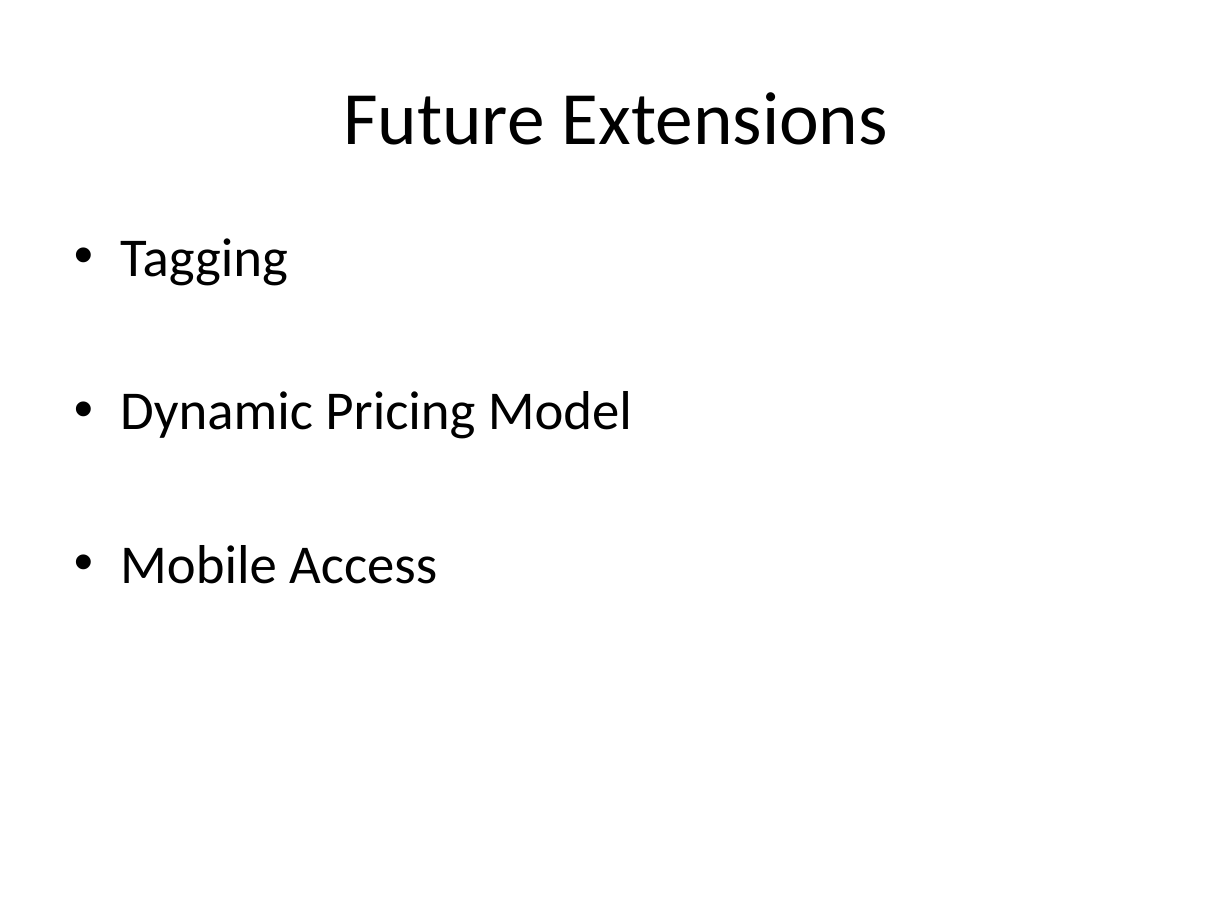
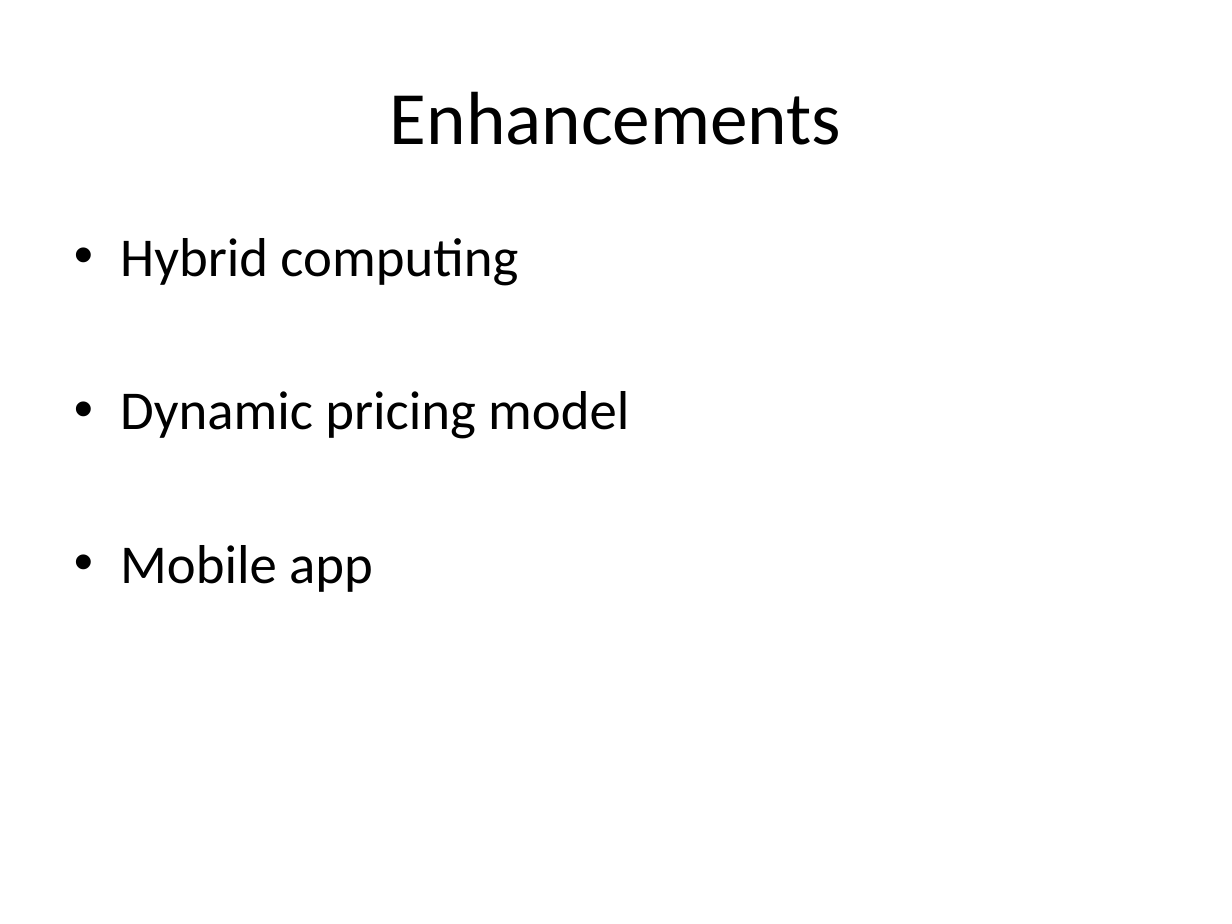
Before and after one commit to giovannic/crowdtrust, a slide deck: slide 9 of presentation/CrowdTrust .pptx (slide 8 before the commit). Drawn at 1232x924 pixels with LibreOffice and Linux fonts; fonts in the diff are those of the drawing; background and template pictures are left out. Boxes give left, top, right and bottom in pixels: in the first picture for what was removed or moved away, otherwise in the second. Text is boxed around its words. In the diff, an @@ line names an element or a change of style, - is before the commit and + after.

```diff
--- a/presentation/CrowdTrust .pptx
+++ b/presentation/CrowdTrust .pptx
@@ title at (390,91,842,145): text changed @@
-Future Extensions
+Enhancements
@@ text at (120,238,629,592): text changed @@
-• Tagging
-• Dynamic Pricing Model
-• Mobile Access
+• Hybrid computing
+• Dynamic pricing model
+• Mobile app
```
Also in this commit, not shown: 4 other slides changed, 2 slides added, 1 slide removed, 1 other file.
